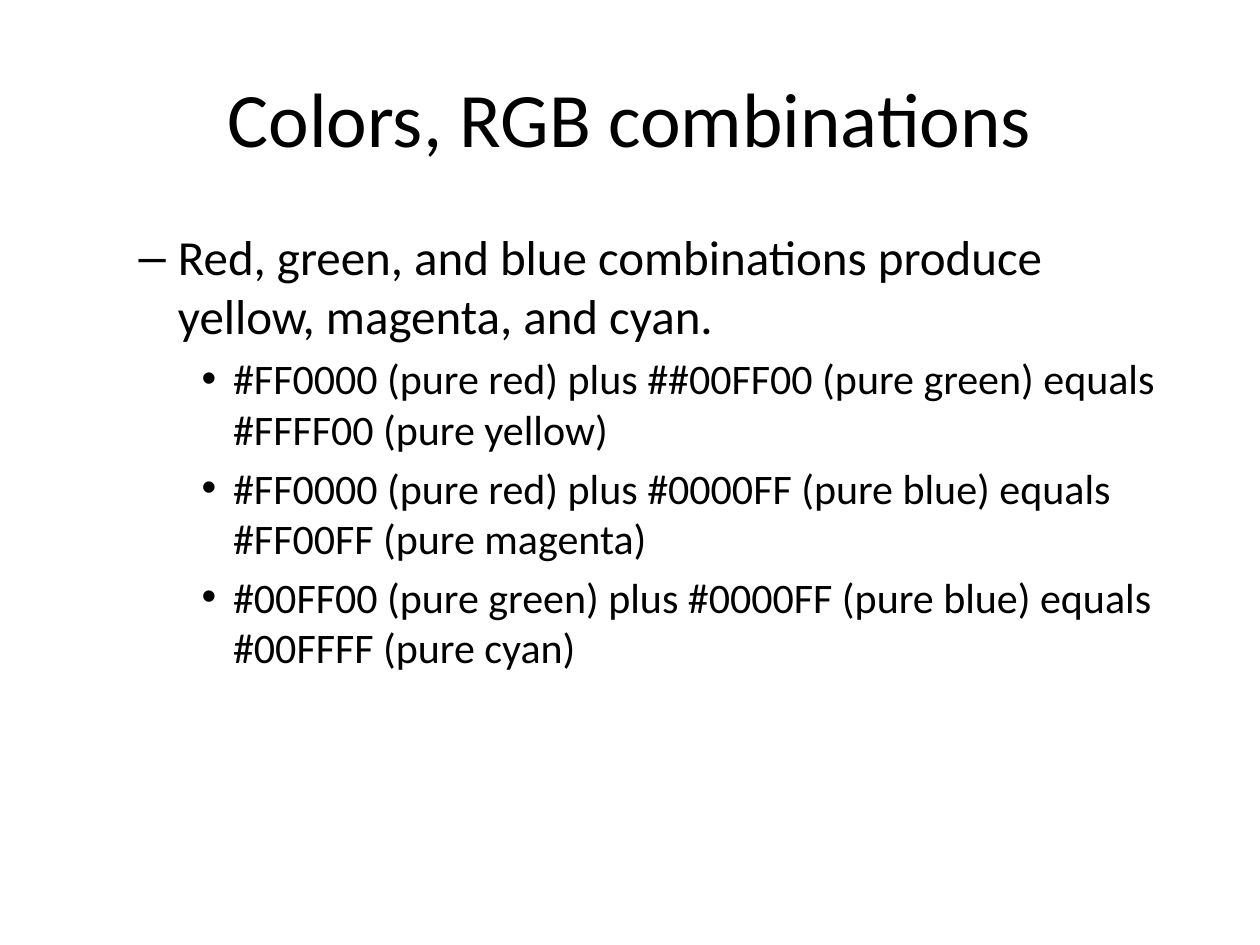
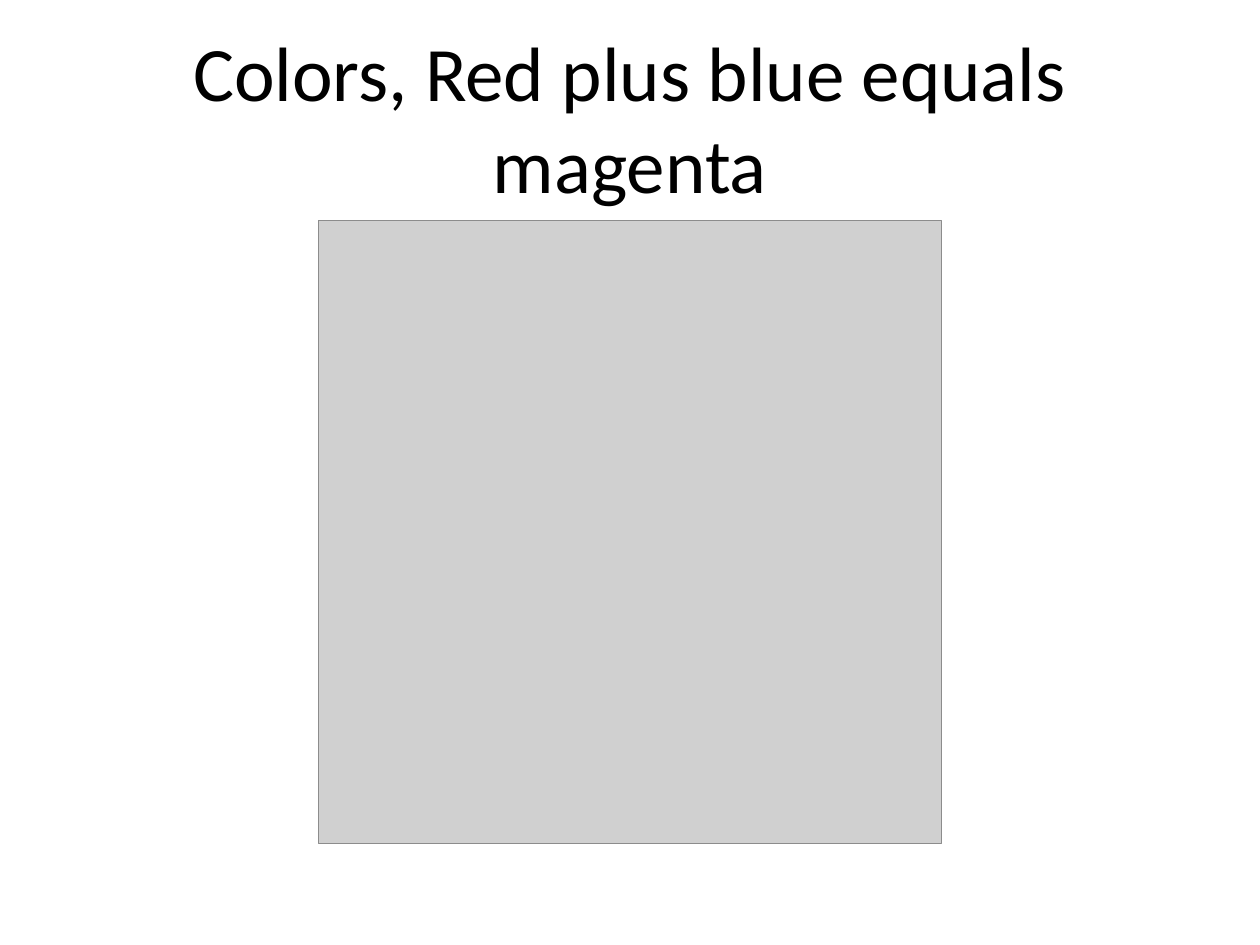
Before and after one commit to pmean/data-visualization, a slide deck: slide 8 of data-viz-02/component/tutorial-colors.pptx (slide 7 before the commit). Drawn at 1260x945 pixels with LibreOffice and Linux fonts; fonts in the diff are those of the drawing; grey boxes stand for pictures. Boxes give left, top, right and bottom in pixels: in the first picture for what was removed or moved away, otherwise in the second. Text is boxed around its words. In the diff, an @@ line names an element or a change of style, - is before the commit and + after.

Commit message:
Additions of various rgb combinations.

```diff
--- a/data-viz-02/component/tutorial-colors.pptx
+++ b/data-viz-02/component/tutorial-colors.pptx
@@ title at box(193, 47, 1066, 207): text changed @@
-Colors, RGB combinations
+Colors, Red plus blue equals magenta
@@ picture added at box(319, 220, 941, 843) @@
@@ text removed at box(178, 241, 1154, 670) @@
-  – Red, green, and blue combinations produce yellow, magenta, and cyan.
-    • #FF0000 (pure red) plus ##00FF00 (pure green) equals #FFFF00 (pure yellow)
-    • #FF0000 (pure red) plus #0000FF (pure blue) equals #FF00FF (pure magenta)
-    • #00FF00 (pure green) plus #0000FF (pure blue) equals #00FFFF (pure cyan)
```
Also in this commit, not shown: 1 other slide changed, 4 slides added, 15 other files.
